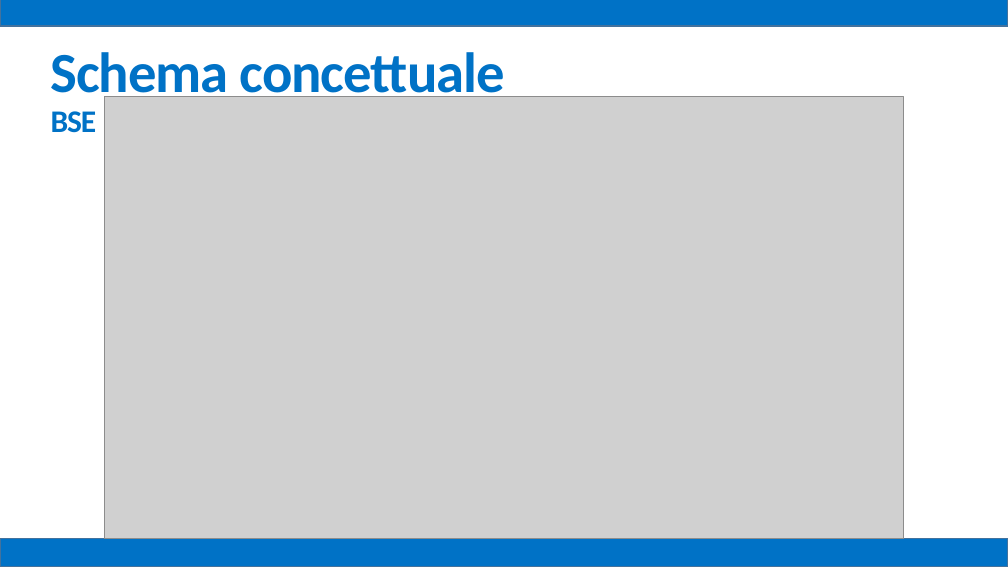
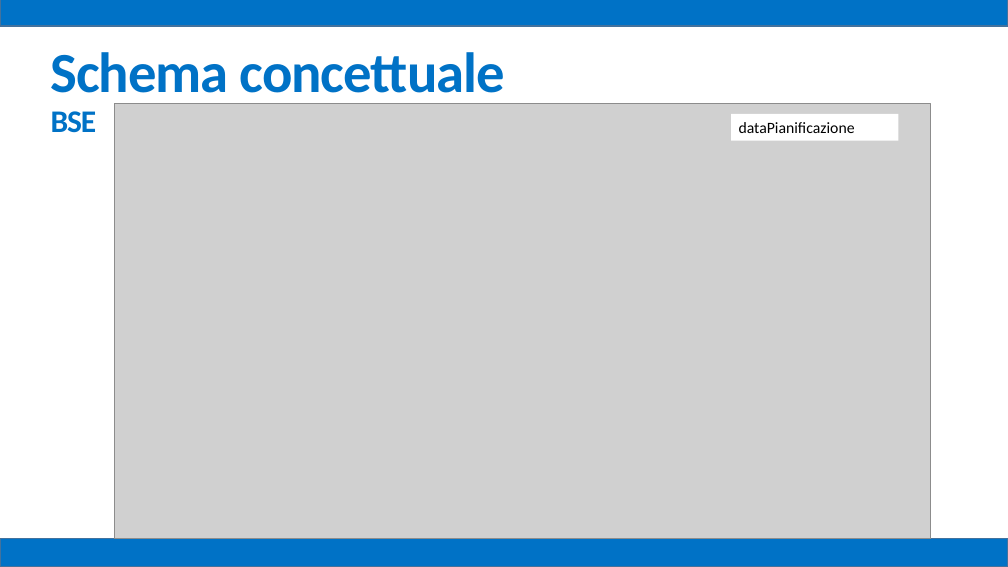
Before and after one commit to mz1991/ProgettoFebbraio2015, a slide deck: slide 64 of Febbraio 2015.pptx (slide 57 before the commit). Drawn at 1008x567 pixels with LibreOffice and Linux fonts; fonts in the diff are those of the drawing; grey boxes stand for pictures. Boxes give left, top, right and bottom in pixels: in the first picture for what was removed or moved away, otherwise in the second. Text is boxed around its words. In the diff, an @@ line names an element or a change of style, - is before the commit and + after.

```diff
--- a/Febbraio 2015.pptx
+++ b/Febbraio 2015.pptx
@@ picture: place and size @@
-picture at bbox=[105, 97, 904, 539]
+picture at bbox=[115, 103, 931, 538]
@@ rectangle added at bbox=[731, 114, 898, 141], fill #FFFFFF, 15 pt, text #000000 @@
+dataPianificazione
```
Also in this commit, not shown: 18 other slides changed, 7 slides added, 18 other files.
